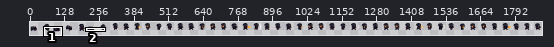
Sprite sheet, stored at assets/anim/player/character.png. The first picture is a wide view before the edit; the outline marks the close-up.
Close-up. Before the commit:
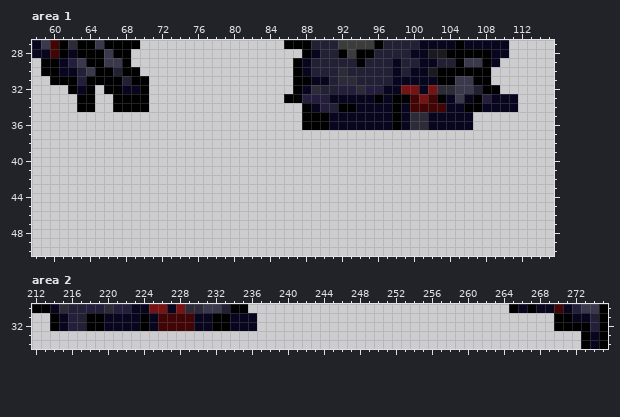
The file is 2048x64 pixels. Colours within 5 levels of each other are drawn and written as one. Shown: area 1: x 58..115, y 27..50; area 2: x 212..275, y 30..34. The old version is drawn lined up with the new one. The wide view leaves out empty margins. The commit also changed other parts of the picture, which this record leaves out.
And afterwards:
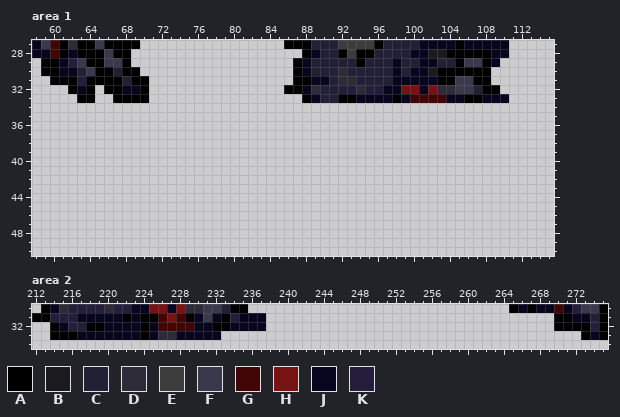
Palette (. is transparent): A #000000  B #1b1a1e  C #222034  D #2d2b37  E #3c3c3c  F #3a384b  G #410505  H #781313  J #08061e  K #241e3c
Diff:
drawings rearranged on the sheet (the old picture shows each at its new place; 2 dropped ones are not shown)
Area 1:
Colour A is added in row 32 at x 86.
Colour A replaces colour J in row 33 at x 92 to 93 and 106.
Colour A replaces colour K in row 33 at x 88.
Colour C replaces colour J in row 33 at x 91.
Colour G replaces colour A in row 33 at x 103.
Colour G replaces colour H in row 33 at x 101.
Colour J replaces colour A in row 33 at x 96 and 99.
Colour J replaces colour F in row 33 at x 105.
Colour J replaces colour K in row 33 at x 89 and 108.
The edit erases colour A in row 33 at x 86 to 87; in row 34 at x 63 to 64, 67 to 70, 88, 92 to 93, 98 and 106 to 107; in rows 35 to 36 at x 88 to 90 and 98.
The edit erases colour C in row 34 at x 91.
The edit erases colour D in rows 35 to 36 at x 100 to 101.
The edit erases colour G in row 34 at x 100 to 103.
The edit erases colour J in row 33 at x 111; in row 34 at x 89, 94 to 97, 99, 104 to 105 and 108 to 111; in rows 35 to 36 at x 91 to 97, 99 and 102 to 106.
The edit erases colour K in row 34 at x 90.
Area 2:
Colour A is added in row 31 at x 212 to 213; in row 33 at x 214 to 216 and 224.
Colour A replaces colour G in row 31 at x 229.
Colour A replaces colour J in row 31 at x 222 and 225.
Colour D is added in row 33 at x 226 to 227.
Colour F replaces colour J in row 31 at x 231.
Colour H replaces colour G in row 31 at x 227.
Colour J is added in rows 31 to 32 at x 237; in row 33 at x 217 to 223, 225 and 228 to 232.
Colour J replaces colour A in row 31 at x 218 to 219 and 232.
Colour J replaces colour C in row 31 at x 217.
Colour K replaces colour A in row 31 at x 214.
Colour K replaces colour J in row 31 at x 215 and 234.
The edit erases colour A in row 30 at x 212; in row 34 at x 273 and 275.
The edit erases colour J in row 34 at x 274.
Changed places in both close-ups, as pixel boxes (x1, y1, x2, y2):
changed: (284, 85, 518, 130)
erased: (77, 103, 149, 112)
changed: (32, 304, 266, 340)
erased: (581, 340, 608, 349)
